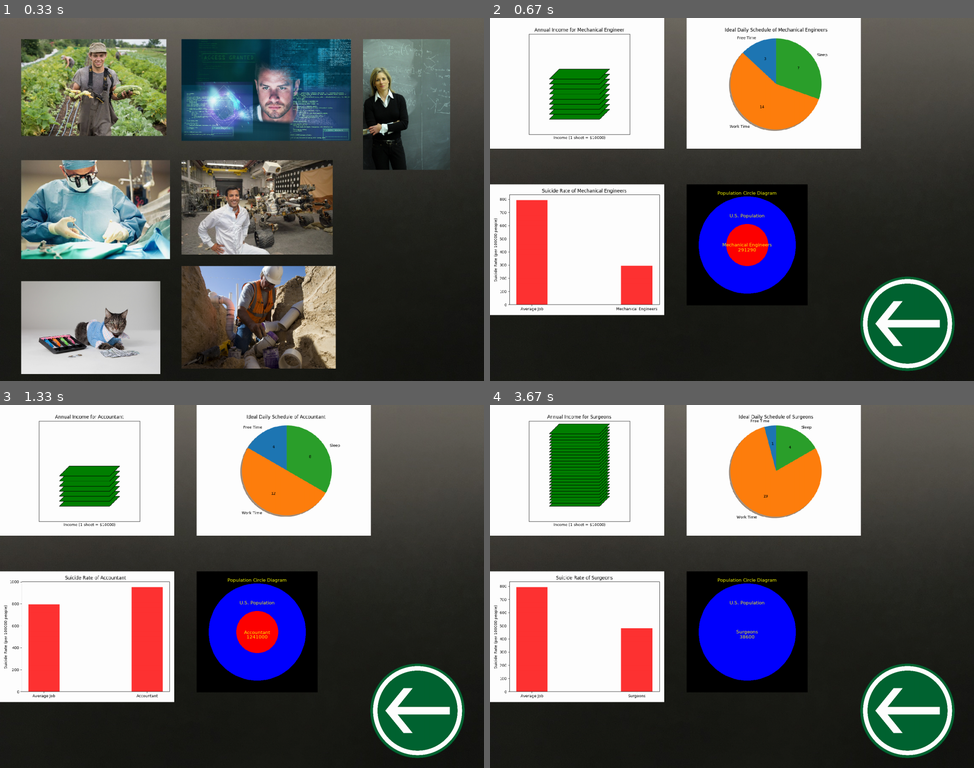
Above: before the commit, frames 1-4 (two rows, left to right).
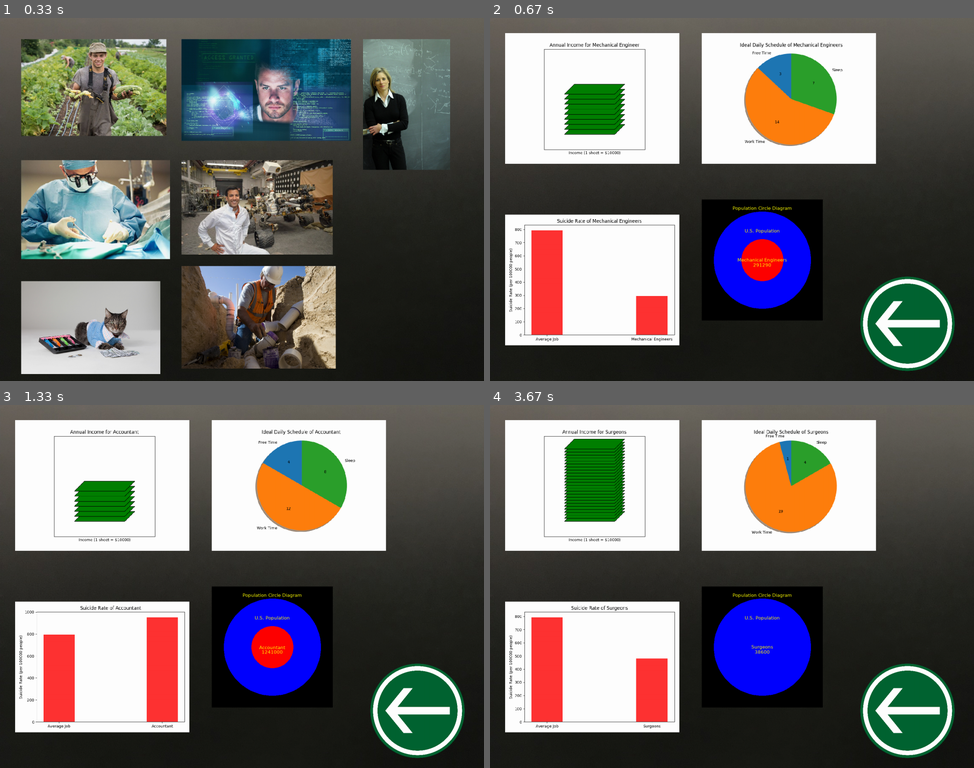
Above: after the commit, the same moments.

Repository: coreyacl/DataViz
Game: pygame game, started from UI.py
Same seed, same stepped clock (60 frames per second), same inputs: the game is played once before the commit and once after it.
Inputs (mouse positions are in pixels of both pictures, inside the frame that each line leads up to):
- Up to frame 1 (0.33 s): no input
- Up to frame 2 (0.67 s): click (732, 199) at 0.38 s
- Up to frame 3 (1.33 s): click (416, 709) at 0.72 s; click (91, 669) at 1.05 s
- Up to frame 4 (3.67 s): click (911, 713) at 1.38 s; click (741, 463) at 1.72 s; click (906, 709) at 2.05 s; click (717, 524) at 2.38 s; click (901, 680) at 3.22 s; click (572, 622) at 3.55 s

Frame 1 is identical in both runs. In frame 2, 33% of the frame differs, in the area x 0-80%, y 0-91%; in frame 3, 33%; in frame 4, 33%.

Commit message:
Bookeeping with file names

Diff:
--- a/UI.py
+++ b/UI.py
@@ -61,7 +61,31 @@
         self.locs.append((1220,850))
         self.clickbox.append(gameDisplay.blit(button,(1220,850)))
 
-    def addFigure(self,fig,xl,yl,scale):
+    def addFromFolder(self,*args):
+        """ Adds figures from folder
+        make sure that the files are names such in fileNames below
+        the position can be modified with a new list that gets passed in the function
+        just make sure that it's a list of tuples
+        """
+        folder = args[0]
+        pars  = args[1] if len(args) > 1 else [(50,50,.9),(700,50,.9),(50,650,.9),(700,600,1)]
+        fileNames = ['income','time','mort','population']
+        for x in range(len(fileNames)):
+            self.addFigure(str(folder+fileNames[x]+'.png'),pars[x])
+
+
+    def addFigure(self,*args):
+        if len(args) == 4:
+            fig = args[0]
+            xl = args[1]
+            yl = args[2]
+            scale = args[3]
+        if len(args) == 2:
+            fig = args[0]
+            xl = args[1][0]
+            yl = args[1][1]
+            scale = args[1][2]
+
         """Creates a figure and places it at xl,yl
         fig: String of filename
         xl: x coordinate of figure (remember, top left is 0,0)
@@ -104,62 +128,36 @@
 mainScreen = Screen(gameDisplay,None)
 
 tlx,tly = 70,70
-g1x,g1y = 0,0
-g2x,g2y = 650,0
-g3x,g3y = 0,550
-g4x,g4y = 650,550
-mainScreen.addFigure('mainFigures/farmer.jpeg',tlx,tly,.6)
-mainScreen.addFigure('mainFigures/phys.jpeg',tlx+1130,tly,.4)
-mainScreen.addFigure('mainFigures/software.jpg',tlx+530,tly,.35)
+mainScreen.addFigure('mainFigures/Farmer/rep.jpeg',tlx,tly,.6)
+mainScreen.addFigure('mainFigures/Physicist/rep.jpeg',tlx+1130,tly,.4)
+mainScreen.addFigure('mainFigures/Software Developer/rep.jpg',tlx+530,tly,.35)
 
-mainScreen.addFigure('mainFigures/surg.jpg',tlx,tly+400,.8)
-mainScreen.addFigure('mainFigures/meche.jpg',tlx+530,tly+400,1)
+mainScreen.addFigure('mainFigures/Surgeon/rep.jpg',tlx,tly+400,.8)
+mainScreen.addFigure('mainFigures/Mechanical Engineer/rep.jpg',tlx+530,tly+400,1)
 
-mainScreen.addFigure('mainFigures/acc.jpg',tlx,tly+800,.45)
-mainScreen.addFigure('mainFigures/plumb.JPG',tlx+530,tly+750,.12)
+mainScreen.addFigure('mainFigures/Accountant/rep.jpg',tlx,tly+800,.45)
+mainScreen.addFigure('mainFigures/Plumber/rep.JPG',tlx+530,tly+750,.12)
 
 phys = Screen(gameDisplay,'Physicist')
-phys.addFigure('mainFigures/income_for_physicist.png',g1x,g1y,.9)
-phys.addFigure('mainFigures/Pie Chart for Physicists.png',g2x,g2y,.9)
-phys.addFigure('mainFigures/Suicide Rate for Physicists.png',g3x,g3y,.9)
-phys.addFigure('mainFigures/Population circle diagram for Physicist.png',g4x,g4y,1)
+phys.addFromFolder('mainFigures/Physicist/')
 
 farmer = Screen(gameDisplay,'Farmer')
-farmer.addFigure('mainFigures/income_for_farmers.png',g1x,g1y,.9)
-farmer.addFigure('mainFigures/Pie Chart for Farmers.png',g2x,g2y,.9)
-farmer.addFigure('mainFigures/Suicide Rate for Farmers.png',g3x,g3y,.9)
-farmer.addFigure('mainFigures/Population circle diagram for Farmers.png',g4x,g4y,1)
+farmer.addFromFolder('mainFigures/Farmer/')
 
 software = Screen(gameDisplay,'Software Developer')
-software.addFigure('mainFigures/income_for_software_developer.png',g1x,g1y,.9)
-software.addFigure('mainFigures/Pie Chart for Software Developer.png',g2x,g2y,.9)
-software.addFigure('mainFigures/Suicide Rate for Software Developers.png',g3x,g3y,.9)
-software.addFigure('mainFigures/Population circle diagram for softdev.png',g4x,g4y,1)
-
+software.addFromFolder('mainFigures/Software Developer/')
 
 surgeon = Screen(gameDisplay,'Surgeon')
-surgeon.addFigure('mainFigures/income_for_surgeons.png',g1x,g1y,.9)
-surgeon.addFigure('mainFigures/Pie Chart for Surgeons.png',g2x,g2y,.9)
-surgeon.addFigure('mainFigures/Suicide Rate for Surgeons.png',g3x,g3y,.9)
-surgeon.addFigure('mainFigures/Population circle diagram for Surgeons.png',g4x,g4y,1)
+surgeon.addFromFolder('mainFigures/Surgeon/')
 
 meche = Screen(gameDisplay,'Mechanical Engineer')
-meche.addFigure('mainFigures/income_for_meche.png',g1x,g1y,.9)
-meche.addFigure('mainFigures/Pie Chart for Mechanical Engineers.png',g2x,g2y,.9)
-meche.addFigure('mainFigures/Suicide Rate for Mechanical Engineers.png',g3x,g3y,.9)
-meche.addFigure('mainFigures/Population circle diagram for meche.png',g4x,g4y,1)
+meche.addFromFolder('mainFigures/Mechanical Engineer/')
 
 accountant = Screen(gameDisplay,'Accountant')
-accountant.addFigure('mainFigures/income_for_accountant.png',g1x,g1y,.9)
-accountant.addFigure('mainFigures/Pie Chart for Accountant.png',g2x,g2y,.9)
-accountant.addFigure('mainFigures/Suicide Rate for Accountants.png',g3x,g3y,.9)
-accountant.addFigure('mainFigures/Population circle diagram for accountants.png',g4x,g4y,1)
+accountant.addFromFolder('mainFigures/Accountant/')
 
 plumber = Screen(gameDisplay,'Plumber')
-plumber.addFigure('mainFigures/income_for_plumbers.png',g1x,g1y,.9)
-plumber.addFigure('mainFigures/Pie Chart for Plumbers.png',g2x,g2y,.9)
-plumber.addFigure('mainFigures/Suicide Rate for Plumbers.png',g3x,g3y,.9)
-plumber.addFigure('mainFigures/Population circle diagram for Plumbers.png',g4x,g4y,1)
+plumber.addFromFolder('mainFigures/Plumber/')
 
 # ADD IN ORDER!!
 screens = [mainScreen,farmer,phys,software,surgeon,meche,accountant,plumber]
Renamed: mainFigures/income_for_accountant.png -> mainFigures/Accountant/income.png
Renamed: mainFigures/Suicide Rate for Accountants.png -> mainFigures/Accountant/mort.png
Renamed: Population circle diagram.png -> mainFigures/Accountant/population.png
Renamed: mainFigures/acc.jpg -> mainFigures/Accountant/rep.jpg
Renamed: mainFigures/Pie Chart for Accountant.png -> mainFigures/Accountant/time.png
Renamed: mainFigures/income_for_farmers.png -> mainFigures/Farmer/income.png
Renamed: mainFigures/Suicide Rate for Farmers.png -> mainFigures/Farmer/mort.png
Renamed: mainFigures/Population circle diagram for Farmers.png -> mainFigures/Farmer/population.png
Renamed: mainFigures/farmer.jpeg -> mainFigures/Farmer/rep.jpeg
Renamed: mainFigures/Pie Chart for Farmers.png -> mainFigures/Farmer/time.png
Renamed: mainFigures/income_for_meche.png -> mainFigures/Mechanical Engineer/income.png
Renamed: mainFigures/Suicide Rate for Mechanical Engineers.png -> mainFigures/Mechanical Engineer/mort.png
(and 28 more such lines)
